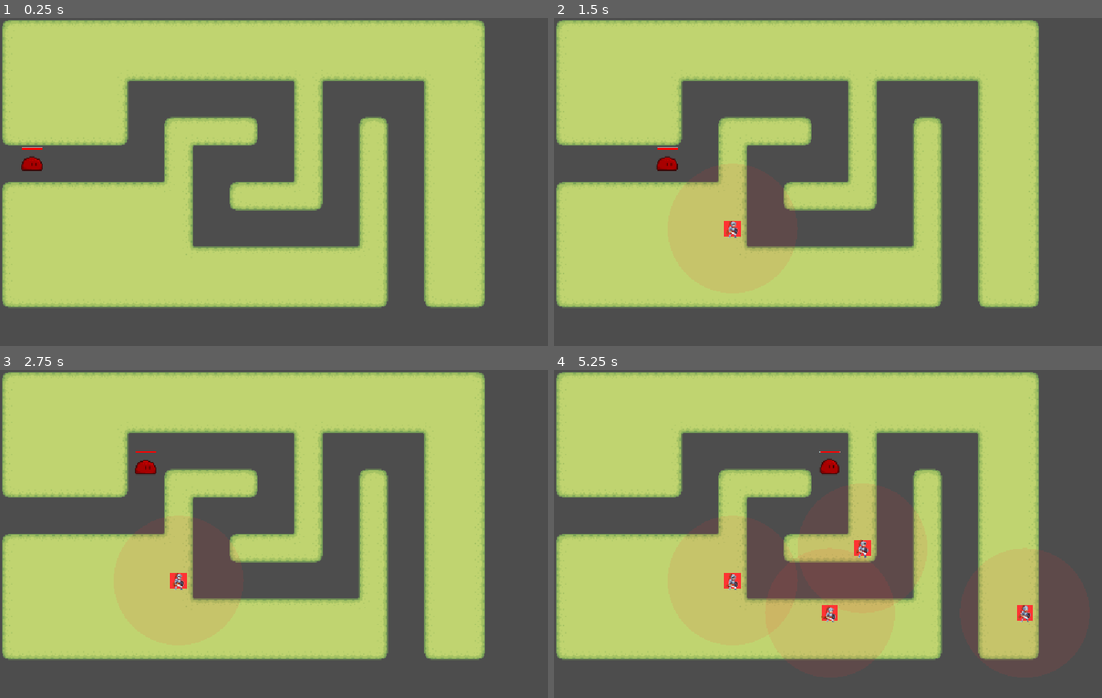
Above: before the commit, frames 1-4 (two rows, left to right).
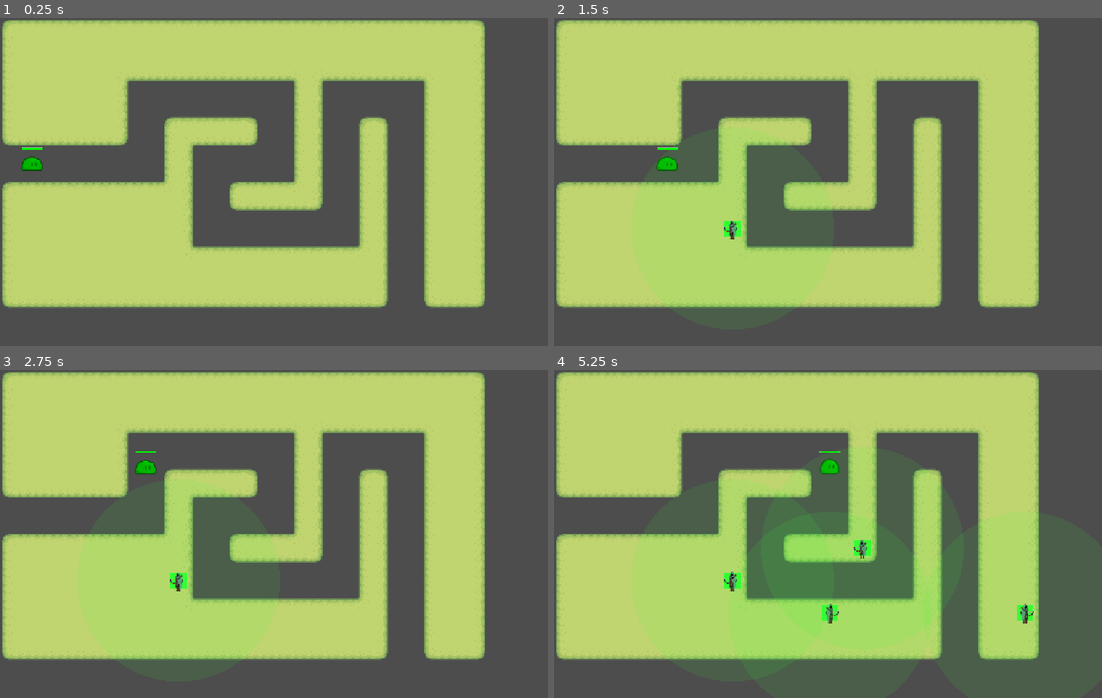
Above: after the commit, the same moments.

Repository: psvm203/rgb-defense
Game: Godot game, scene res://track/track.tscn
Same seed, same stepped clock (60 frames per second), same inputs: the game is played once before the commit and once after it.
Inputs (mouse positions are in pixels of both pictures, inside the frame that each line leads up to):
- Up to frame 1 (0.25 s): no input
- Up to frame 2 (1.5 s): move the mouse to (948, 165) at 0.52 s; click (948, 165) at 0.67 s; move the mouse to (718, 198) at 1.27 s; click (718, 198) at 1.42 s
- Up to frame 3 (2.75 s): move the mouse to (328, 461) at 2.02 s; click (328, 461) at 2.17 s
- Up to frame 4 (5.25 s): move the mouse to (800, 599) at 2.77 s; click (800, 599) at 2.92 s; move the mouse to (992, 583) at 3.52 s; click (992, 583) at 3.67 s; move the mouse to (663, 484) at 4.27 s; click (663, 484) at 4.42 s; move the mouse to (855, 534) at 5.02 s; click (855, 534) at 5.17 s

The runs differ from the first frame. In frame 1, 0.2% of the frame differs, in the area x 3-8%, y 39-47%; in frame 2, 0.3%; in frame 3, 0.3%; in frame 4, 15%, in the area x 31-88%, y 24-95%.

Commit message:
feat(tower): add green archer tower with projectile attack

Diff:
--- a/mob/mob.gd
+++ b/mob/mob.gd
@@ -1,7 +1,7 @@
 extends Area2D
 
 @export var speed: float = 128.0
-@export var max_rgb: Vector3 = Vector3(1.0, 0.0, 0.0)
+@export var max_rgb: Vector3 = Vector3(0.0, 1.0, 0.0)
 
 var rgb: Vector3
 var _base_sprite_x: float
--- /dev/null
+++ b/tower/archer_tower.gd
@@ -0,0 +1,84 @@
+extends Node2D
+
+@export var attack_range: float = 200.0
+@export var attack_cooldown: float = 1.5
+@export var damage: float = 0.2
+
+const COLOR_INDEX := 1
+const PROJECTILE_COLOR := Color(0.2, 1.0, 0.2)
+const TOWER_COLOR := Color(0.2, 1.0, 0.2)
+
+var _time_since_attack: float = 0.0
+var _target: Area2D
+var _base_sprite_x: float
+var _projectile_scene: PackedScene
+
+
+func _ready() -> void:
+	_base_sprite_x = $AnimatedSprite2D.position.x
+	_projectile_scene = preload("res://tower/projectile.tscn")
+	$AnimatedSprite2D.animation_finished.connect(_on_animation_finished)
+	$AnimatedSprite2D.frame_changed.connect(_on_frame_changed)
+
+
+func _process(delta: float) -> void:
+	_time_since_attack += delta
+	_find_target()
+	_update_flip()
+	if _target and _time_since_attack >= attack_cooldown:
+		_attack()
+
+
+func _find_target() -> void:
+	var mobs := get_tree().get_nodes_in_group("mobs")
+	var closest: Area2D = null
+	var closest_dist := INF
+
+	for mob in mobs:
+		if mob.rgb.y <= 0.0:
+			continue
+		var dist := global_position.distance_to(mob.global_position)
+		if dist <= attack_range and dist < closest_dist:
+			closest = mob
+			closest_dist = dist
+
+	_target = closest
+
+
+func _update_flip() -> void:
+	if not is_instance_valid(_target):
+		return
+	var is_flipped := _target.global_position.x < global_position.x
+	$AnimatedSprite2D.flip_h = is_flipped
+	$AnimatedSprite2D.position.x = -_base_sprite_x if is_flipped else _base_sprite_x
+
+
+func _attack() -> void:
+	_time_since_attack = 0.0
+	if not is_instance_valid(_target):
+		_target = null
+		return
+	$AnimatedSprite2D.play("attack")
+
+
+func _on_frame_changed() -> void:
+	if $AnimatedSprite2D.animation == "attack" and $AnimatedSprite2D.frame == 3:
+		if is_instance_valid(_target):
+			_spawn_projectile()
+
+
+func _spawn_projectile() -> void:
+	var projectile := _projectile_scene.instantiate()
+	get_parent().add_child(projectile)
+	projectile.global_position = global_position
+	projectile.setup(_target, damage, COLOR_INDEX, PROJECTILE_COLOR)
+
+
+func _on_animation_finished() -> void:
+	if $AnimatedSprite2D.animation == "attack":
+		$AnimatedSprite2D.play("default")
+
+
+func _draw() -> void:
+	draw_rect(Rect2(-16, -16, 32, 32), TOWER_COLOR)
+	draw_circle(Vector2.ZERO, attack_range, Color(TOWER_COLOR, 0.1))
--- /dev/null
+++ b/tower/archer_tower.tscn
@@ -0,0 +1,82 @@
+[gd_scene format=3 uid="uid://bh413ahdugxhv"]
+
+[ext_resource type="Script" uid="uid://cjdauhwfs35qq" path="res://tower/archer_tower.gd" id="1_tower"]
+[ext_resource type="Texture2D" uid="uid://cyulql4jmrn50" path="res://tower/archer_attack.png" id="2_oghgm"]
+[ext_resource type="Texture2D" uid="uid://dcxencgnmyg3d" path="res://tower/archer_idle.png" id="3_daq3v"]
+
+[sub_resource type="AtlasTexture" id="AtlasTexture_3r678"]
+atlas = ExtResource("2_oghgm")
+region = Rect2(0, 192, 64, 64)
+
+[sub_resource type="AtlasTexture" id="AtlasTexture_otx6n"]
+atlas = ExtResource("2_oghgm")
+region = Rect2(64, 192, 64, 64)
+
+[sub_resource type="AtlasTexture" id="AtlasTexture_jejbp"]
+atlas = ExtResource("2_oghgm")
+region = Rect2(128, 192, 64, 64)
+
+[sub_resource type="AtlasTexture" id="AtlasTexture_srhgu"]
+atlas = ExtResource("2_oghgm")
+region = Rect2(192, 192, 64, 64)
+
+[sub_resource type="AtlasTexture" id="AtlasTexture_558ad"]
+atlas = ExtResource("2_oghgm")
+region = Rect2(256, 192, 64, 64)
+
+[sub_resource type="AtlasTexture" id="AtlasTexture_n8vs6"]
+atlas = ExtResource("2_oghgm")
+region = Rect2(320, 192, 64, 64)
+
+[sub_resource type="AtlasTexture" id="AtlasTexture_nu53b"]
+atlas = ExtResource("3_daq3v")
+region = Rect2(0, 0, 64, 64)
+
+[sub_resource type="AtlasTexture" id="AtlasTexture_7j17o"]
+atlas = ExtResource("3_daq3v")
+region = Rect2(64, 0, 64, 64)
+
+[sub_resource type="SpriteFrames" id="SpriteFrames_etvis"]
+animations = [{
+"frames": [{
+"duration": 1.0,
+"texture": SubResource("AtlasTexture_3r678")
+}, {
+"duration": 1.0,
+"texture": SubResource("AtlasTexture_otx6n")
+}, {
+"duration": 1.0,
+"texture": SubResource("AtlasTexture_jejbp")
+}, {
+"duration": 1.0,
+"texture": SubResource("AtlasTexture_srhgu")
+}, {
+"duration": 1.0,
+"texture": SubResource("AtlasTexture_558ad")
+}, {
+"duration": 1.0,
+"texture": SubResource("AtlasTexture_n8vs6")
+}],
+"loop": 0,
+"name": &"attack",
+"speed": 5.0
+}, {
+"frames": [{
+"duration": 1.0,
+"texture": SubResource("AtlasTexture_nu53b")
+}, {
+"duration": 1.0,
+"texture": SubResource("AtlasTexture_7j17o")
+}],
+"loop": 1,
+"name": &"default",
+"speed": 5.0
+}]
+
+[node name="Tower" type="Node2D" unique_id=2098349245]
+script = ExtResource("1_tower")
+
+[node name="AnimatedSprite2D" type="AnimatedSprite2D" parent="." unique_id=188592672]
+sprite_frames = SubResource("SpriteFrames_etvis")
+animation = &"attack"
+autoplay = "default"
--- a/tower/projectile.gd
+++ b/tower/projectile.gd
@@ -5,12 +5,14 @@
 var _target: Area2D
 var _damage: float
 var _color_index: int
+var _color: Color
 
 
-func setup(target: Area2D, damage: float, color_index: int) -> void:
+func setup(target: Area2D, damage: float, color_index: int, proj_color: Color) -> void:
 	_target = target
 	_damage = damage
 	_color_index = color_index
+	_color = proj_color
 
 
 func _process(delta: float) -> void:
@@ -28,4 +30,4 @@
 
 
 func _draw() -> void:
-	draw_circle(Vector2.ZERO, 4.0, Color(1.0, 0.2, 0.2))
+	draw_circle(Vector2.ZERO, 4.0, _color)
--- a/track/track.gd
+++ b/track/track.gd
@@ -53,7 +53,7 @@
 			if track_cells.has(Vector2i(tx, ty)):
 				return
 
-	var tower_scene := preload("res://tower/tower.tscn")
+	var tower_scene := preload("res://tower/archer_tower.tscn")
 	var tower := tower_scene.instantiate()
 	tower.position = Vector2(grid_pos) * GRID_UNIT + HALF_GRID
 	add_child(tower)
Binary file added: tower/archer_attack.png
Not shown, added: tower/archer_attack.png.import
Binary file added: tower/archer_idle.png
Not shown, added: tower/archer_idle.png.import
Not shown, added: tower/archer_tower.gd.uid
